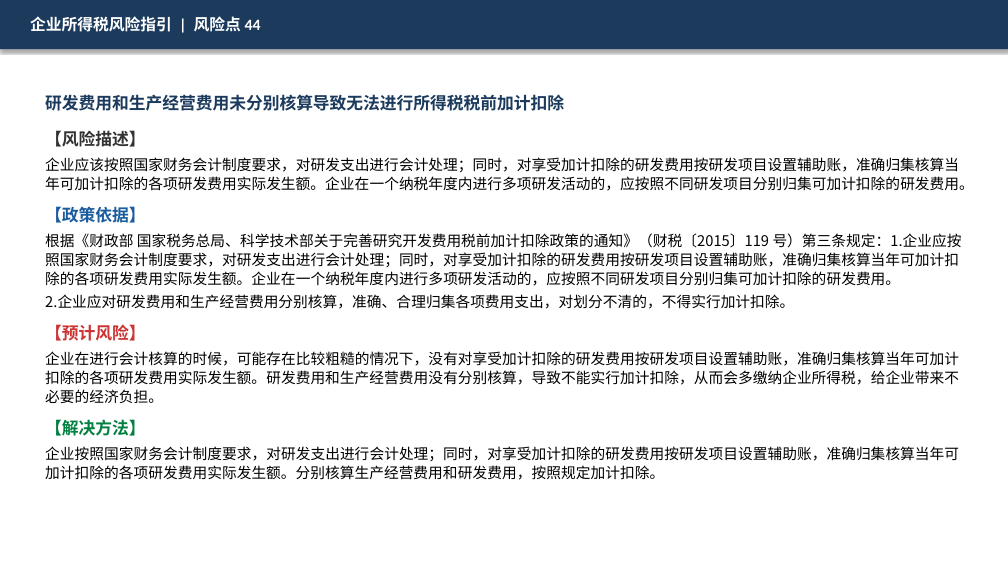
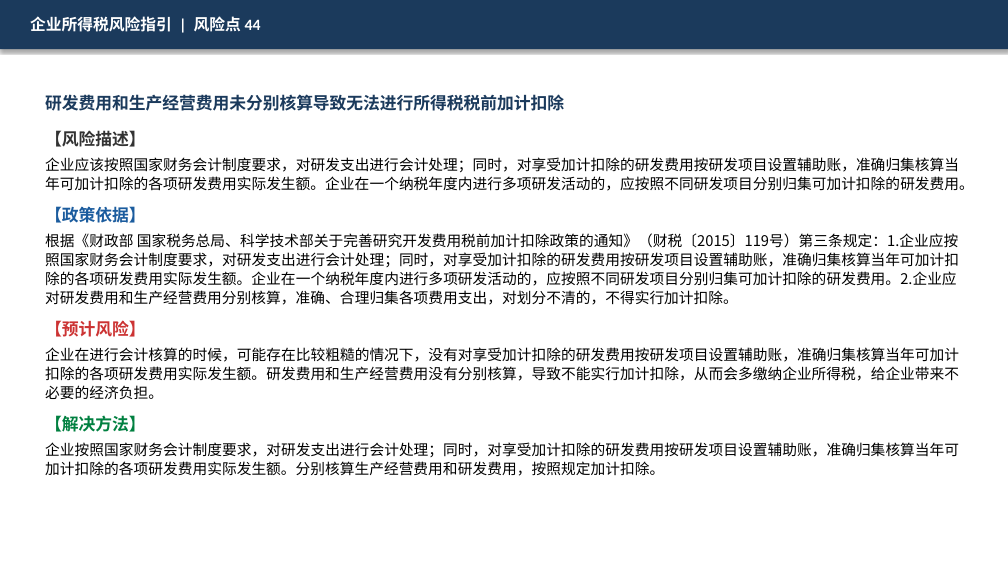
Before and after one commit to SlainTroyard/ppt, a slide deck: slide 45 of ppts_output_v3/02_企业所得税风险指引.pptx. Drawn at 1008x567 pixels with LibreOffice and Linux fonts; fonts in the diff are those of the drawing. Boxes give left, top, right and bottom in pixels: in the first picture for what was removed or moved away, otherwise in the second. Text is boxed around its words. In the diff, an @@ line names an element or a change of style, - is before the commit and + after.

```diff
--- a/ppts_output_v3/02_企业所得税风险指引.pptx
+++ b/ppts_output_v3/02_企业所得税风险指引.pptx
@@ text at (45,233,959,305): text changed @@
-根据《财政部 国家税务总局、科学技术部关于完善研究开发费用税前加计扣除政策的通知》（财税〔2015〕119 号）第三条规定：1.企业应按照国家财务会计制度要求，对研发支出进行会计处理；同时，对享受加计扣除的研发费用按研发项目设置辅助账，准确归集核算当年可加计扣除的各项研发费用实际发生额。企业在一个纳税年度内进行多项研发活动的，应按照不同研发项目分别归集可加计扣除的研发费用。
-2.企业应对研发费用和生产经营费用分别核算，准确、合理归集各项费用支出，对划分不清的，不得实行加计扣除。
+根据《财政部 国家税务总局、科学技术部关于完善研究开发费用税前加计扣除政策的通知》（财税〔2015〕119号）第三条规定：1.企业应按照国家财务会计制度要求，对研发支出进行会计处理；同时，对享受加计扣除的研发费用按研发项目设置辅助账，准确归集核算当年可加计扣除的各项研发费用实际发生额。企业在一个纳税年度内进行多项研发活动的，应按照不同研发项目分别归集可加计扣除的研发费用。2.企业应对研发费用和生产经营费用分别核算，准确、合理归集各项费用支出，对划分不清的，不得实行加计扣除。
```
Also in this commit, not shown: 71 other slides changed, 20 other files.
